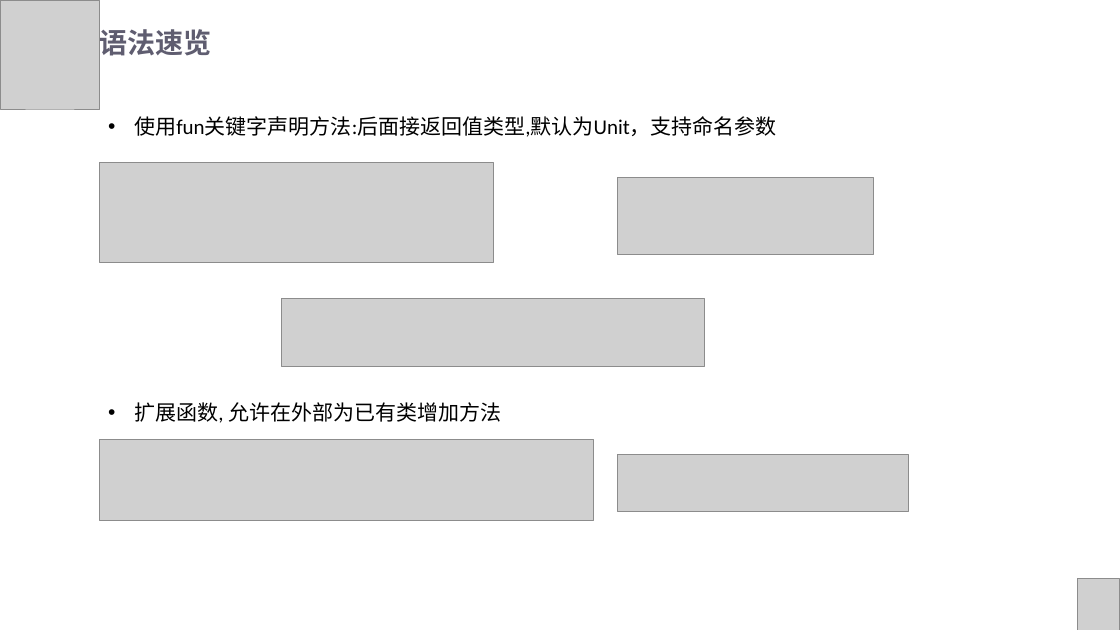
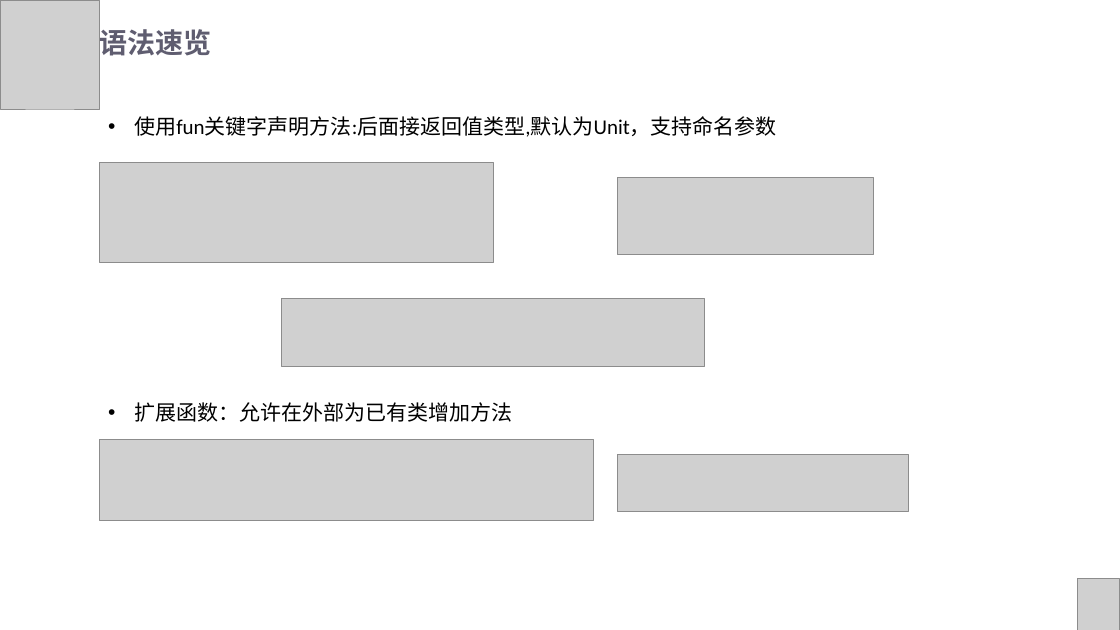
Before and after one commit to skyshenfu/KotlinDemo, a slide deck: slide 12 of doc/Kotlin入门.pptx (slide 9 before the commit). Drawn at 1120x630 pixels with LibreOffice and Linux fonts; fonts in the diff are those of the drawing; grey boxes stand for pictures. Boxes give left, top, right and bottom in pixels: in the first picture for what was removed or moved away, otherwise in the second. Text is boxed around its words. In the diff, an @@ line names an element or a change of style, - is before the commit and + after.

```diff
--- a/doc/Kotlin入门.pptx
+++ b/doc/Kotlin入门.pptx
@@ text at bbox=[134, 402, 512, 422]: text changed @@
-• 扩展函数, 允许在外部为已有类增加方法
+• 扩展函数：允许在外部为已有类增加方法
```
Also in this commit, not shown: 6 other slides changed, 4 slides added.
